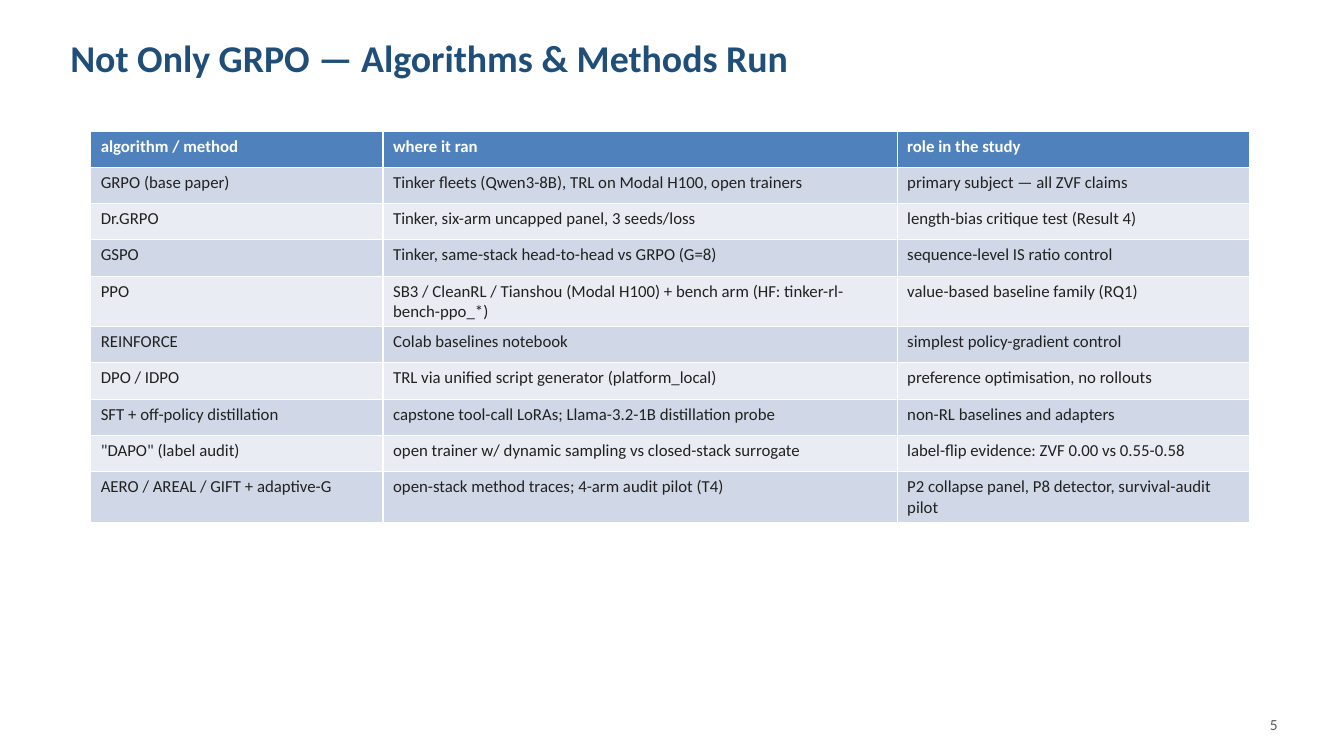
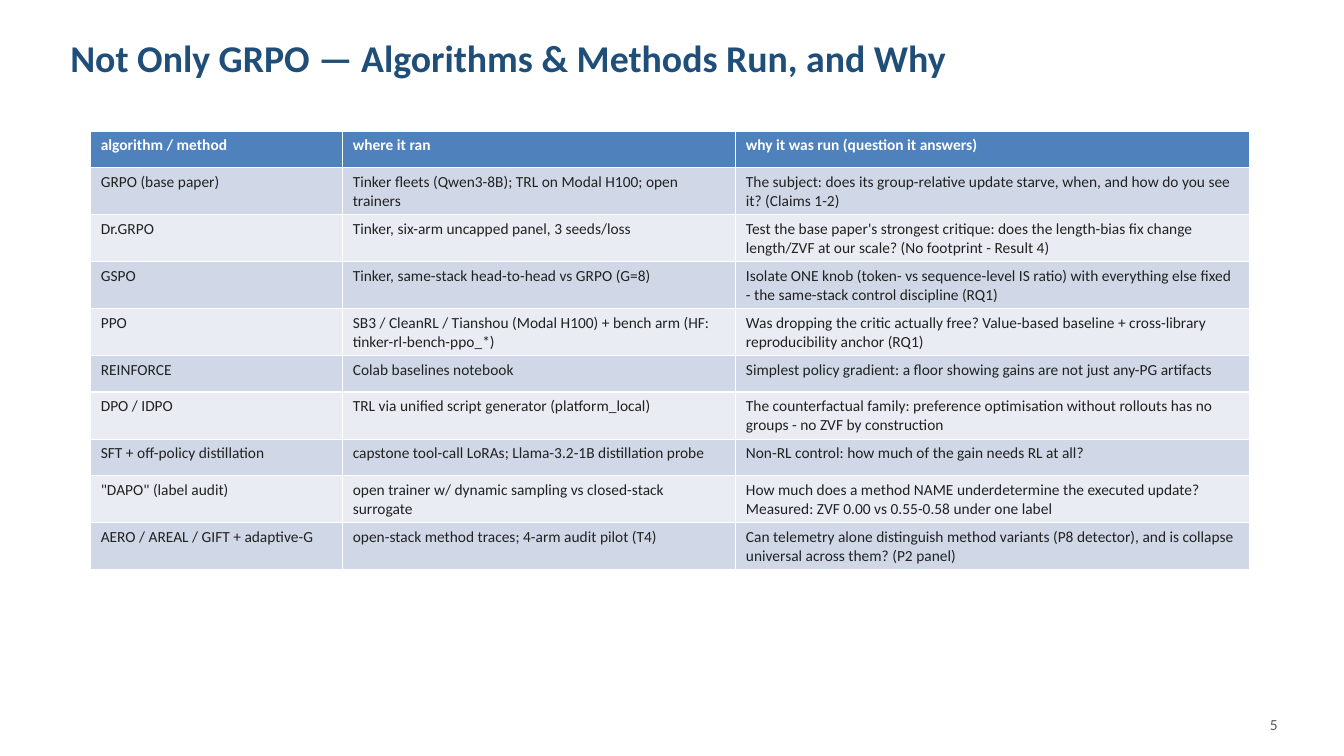
Before and after one commit to arvindcr4/tinker-rl-lab, a slide deck: slide 5 of outputs/PESU_MTech_Phase1_Session1_Review_ArvindCR.pptx. Drawn at 1344x756 pixels with LibreOffice and Linux fonts; fonts in the diff are those of the drawing. Boxes give left, top, right and bottom in pixels: in the first picture for what was removed or moved away, otherwise in the second. Text is boxed around its words. In the diff, an @@ line names an element or a change of style, - is before the commit and + after.

Commit message:
feat(deck): algorithms slide now states WHY each method was run
Column 3 reframed from 'role' to the question each method answers:
PPO = was dropping the critic free; GSPO = one-knob same-stack
isolation; Dr.GRPO = test the base paper's strongest critique;
DPO/IDPO = no-rollouts counterfactual (no groups, no ZVF by
construction); REINFORCE = any-PG floor; SFT/distillation = how much
gain needs RL at all; DAPO audit = how much a label underdetermines
the executed update; AERO/AREAL/GIFT = can telemetry distinguish
variants + is collapse universal.

```diff
--- a/outputs/PESU_MTech_Phase1_Session1_Review_ArvindCR.pptx
+++ b/outputs/PESU_MTech_Phase1_Session1_Review_ArvindCR.pptx
@@ text at (70,45,946,79): text changed @@
-Not Only GRPO — Algorithms & Methods Run
+Not Only GRPO — Algorithms & Methods Run, and Why
@@ table at (91,131,1250,568) @@
-row 1, column 3: role in the study
+row 1, column 3: why it was run (question it answers)
-row 2, column 2: Tinker fleets (Qwen3-8B), TRL on Modal H100, open trainers
+row 2, column 2: Tinker fleets (Qwen3-8B); TRL on Modal H100; open trainers
-row 2, column 3: primary subject — all ZVF claims
+row 2, column 3: The subject: does its group-relative update starve, when, and how do you see it? (Claims 1-2)
-row 3, column 3: length-bias critique test (Result 4)
+row 3, column 3: Test the base paper's strongest critique: does the length-bias fix change length/ZVF at our scale? (No footprint - Result 4)
-row 4, column 3: sequence-level IS ratio control
+row 4, column 3: Isolate ONE knob (token- vs sequence-level IS ratio) with everything else fixed - the same-stack control discipline (RQ1)
-row 5, column 3: value-based baseline family (RQ1)
+row 5, column 3: Was dropping the critic actually free? Value-based baseline + cross-library reproducibility anchor (RQ1)
-row 6, column 3: simplest policy-gradient control
+row 6, column 3: Simplest policy gradient: a floor showing gains are not just any-PG artifacts
-row 7, column 3: preference optimisation, no rollouts
+row 7, column 3: The counterfactual family: preference optimisation without rollouts has no groups - no ZVF by construction
-row 8, column 3: non-RL baselines and adapters
+row 8, column 3: Non-RL control: how much of the gain needs RL at all?
-row 9, column 3: label-flip evidence: ZVF 0.00 vs 0.55-0.58
+row 9, column 3: How much does a method NAME underdetermine the executed update? Measured: ZVF 0.00 vs 0.55-0.58 under one label
-row 10, column 3: P2 collapse panel, P8 detector, survival-audit pilot
+row 10, column 3: Can telemetry alone distinguish method variants (P8 detector), and is collapse universal across them? (P2 panel)
@@ size 12 to 11 pt in "algorithm / method", "where it ran", "GRPO (base paper)", "Dr.GRPO" and 15 more places @@
```
Also in this commit, not shown: 1 other file.
